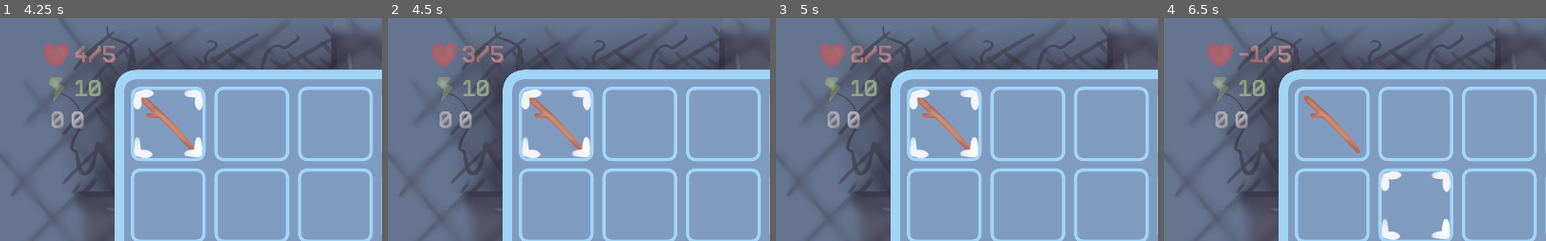
Above: before the commit, frames 1-4 (left to right).
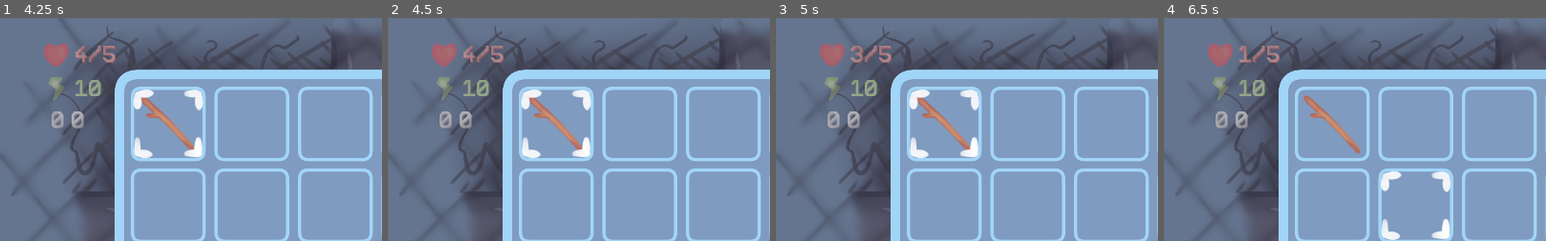
Above: after the commit, the same moments.

Repository: bucketfish/box-arena
Game: Godot game, scene res://base.tscn
The game is run twice, just before and just after one commit, with the same random seed, the same clock (stepped at 60 frames per second) and the same inputs.
Inputs:
- Up to frame 1 (4.25 s): hold Right (right) 0.53-1.28 s; tap X (attack) at 0.6, 2.1, 3.6 s; hold Down (down) 1.28-2.03 s; tap Z (pickup) at 1.35, 2.85 s; hold Right (right) 2.03-2.78 s; hold Up (ui_up) 2.78-3.53 s; hold Left (left) from 3.53 s (still down); tap Shift (inventory) at 4.15 s
- Up to frame 2 (4.5 s): keep holding Left (left); tap Z (pickup) at 4.35 s
- Up to frame 3 (5 s): keep holding Left (left)
- Up to frame 4 (6.5 s): tap Enter at 5 s; release Left (left) at 5.03 s; hold Down (down) 5.03-5.78 s; tap X (attack) at 5.1 s; tap Space at 5.75 s; hold Right (right) from 5.78 s (still down); tap Z (pickup) at 5.85 s
The pictures show only the part of the screen within x 0-50%, y 0-50%; the shares and areas given below are measured in that part.

Frame 1 is identical in both runs. In frame 2, 0.2% of the frame differs, in the area x 19-23%, y 12-21%; in frame 3, less than 0.1%; in frame 4, 0.7%, in the area x 19-34%, y 12-21%.

Commit message:
fusing

Diff:
--- a/gui/inventory.gd
+++ b/gui/inventory.gd
@@ -89,7 +89,7 @@
 		elif Input.is_action_just_pressed("use item"):
 			use_item()
 		elif Input.is_action_just_pressed("fuse item"):
-			pass
+			fuse_item()
 
 func focus_on(newfocus):
 	curhighlight.focused = false
@@ -192,3 +192,17 @@
 		bars.update_bars()
 		Persistent.carrying.erase(item)
 		display()
+
+
+func fuse_item():
+	var item = curhighlight.itemname
+	if !item:
+		return
+
+	if 'fusion' in Data.items[item].keys() && Persistent.carrying.count(item) >= 3:
+		Persistent.carrying.append(Data.items[item]['fusion'])
+		Persistent.carrying.erase(item)
+		Persistent.carrying.erase(item)
+		Persistent.carrying.erase(item)
+
+		display()
--- a/monsters/monster.gd
+++ b/monsters/monster.gd
@@ -39,7 +39,7 @@
 func hurt(damageval):
 	knockback = player.knockback_vector * knockback_val
 	hurtanim.play("hurt")
-	hurtbox.start_invincibility(0.5)
+	hurtbox.start_invincibility(0.8)
 
 	health -= damageval
 	if health <= 0:
--- a/player/player.gd
+++ b/player/player.gd
@@ -143,4 +143,4 @@
 	hurtanim.play("hurt")
 	Persistent.health -= damageval
 	bars.update_bars()
-	hurtbox.start_invincibility(0.5)
+	hurtbox.start_invincibility(0.8)
